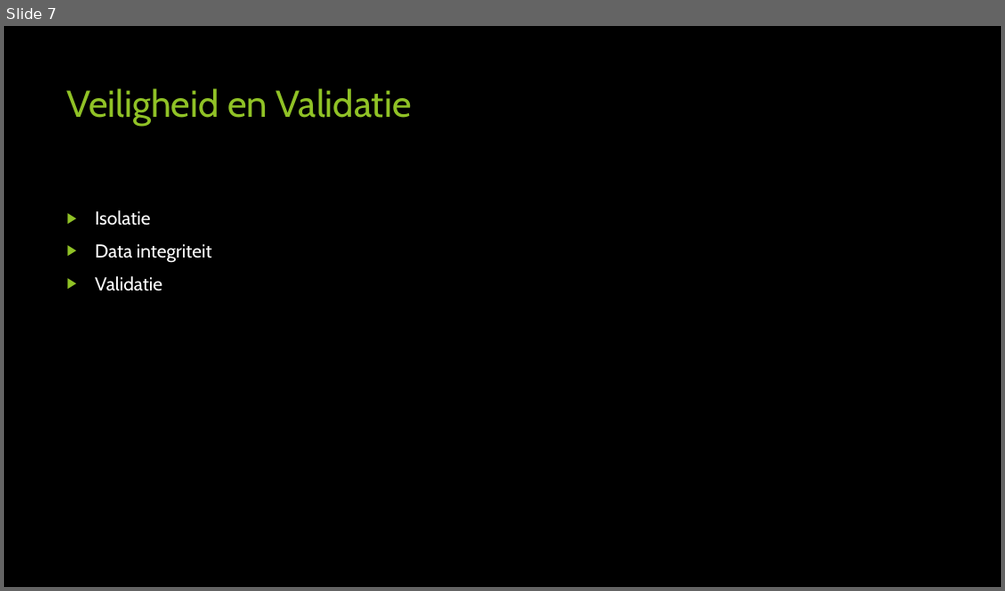
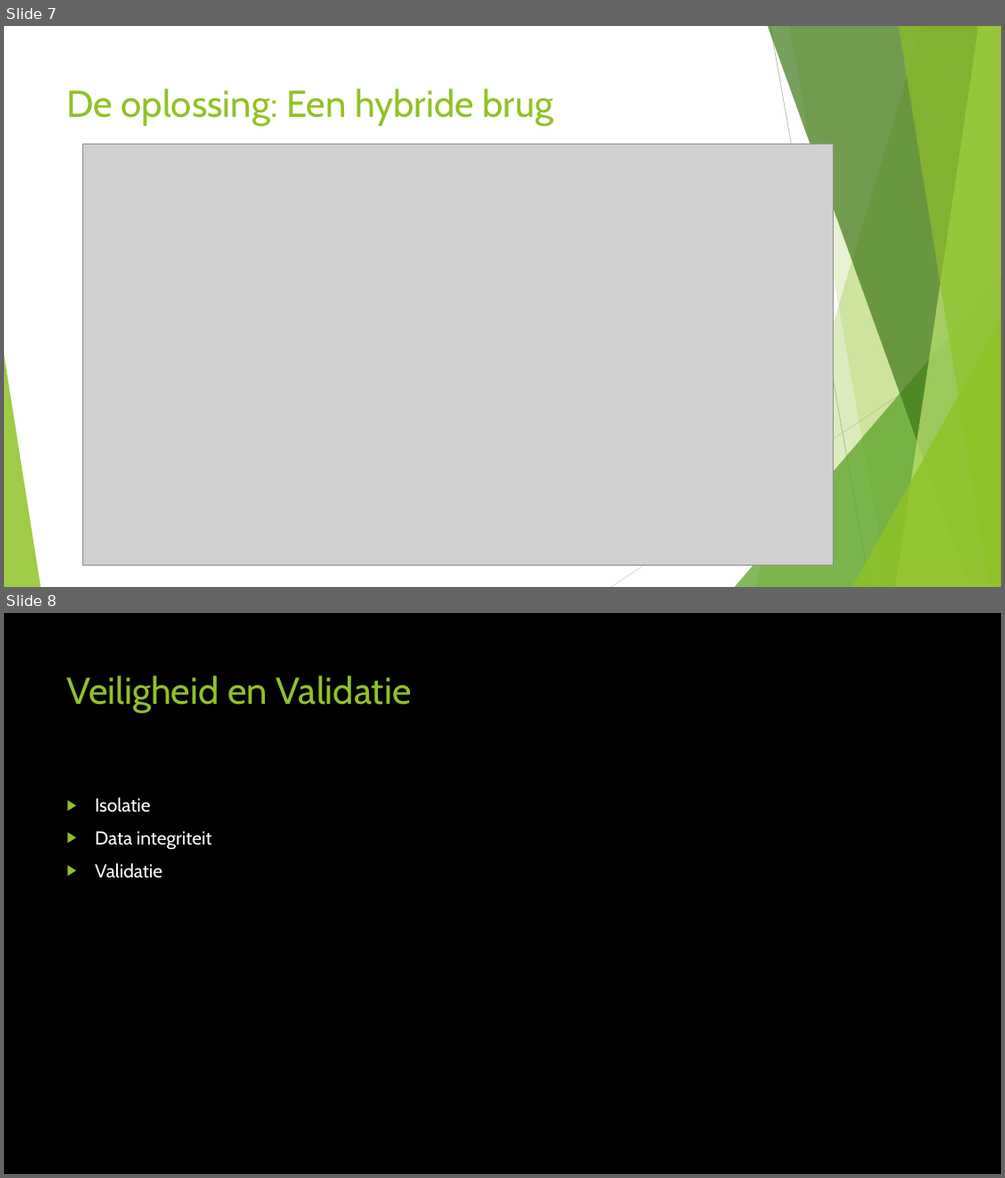
Before and after one commit to kodarakK/hogent-bachproef-caradocroetynck2526, a slide deck: Bachelorproef verdediging.pptx. Shown one above the other, each under a label of ours: slide 7 before the commit, slides 7 and 8 after it. The pictures are 1005x591 and 1005x1178 pixels, drawn with LibreOffice and Linux fonts; fonts in the diff are those of the drawing; grey boxes stand for pictures; background and template pictures are left out. Boxes give left, top, right and bottom in pixels: in the first picture for what was removed or moved away, otherwise in the second. Text is boxed around its words. In the diff, an @@ line names an element or a change of style, - is before the commit and + after.

Commit message:
vid toevoegen

```diff
--- a/Bachelorproef verdediging.pptx
+++ b/Bachelorproef verdediging.pptx
@@ slide 7 added at [4,26,1001,587], background #FFFFFF; not listed: 8 template elements that a slide beside it also shows @@
@@ line added from (770, 26) to (870, 587), #BFBFBF 0.75 pt @@
@@ title added at [67,88,554,126], 36 pt, text #90C226 @@
+De oplossing: Een hybride brug
@@ picture added at [83,143,833,565] @@
@@ line added from (1001, 328) to (611, 587), #D9D9D9 0.75 pt @@
@@ what was slide 7 is now slide 8 @@
```
